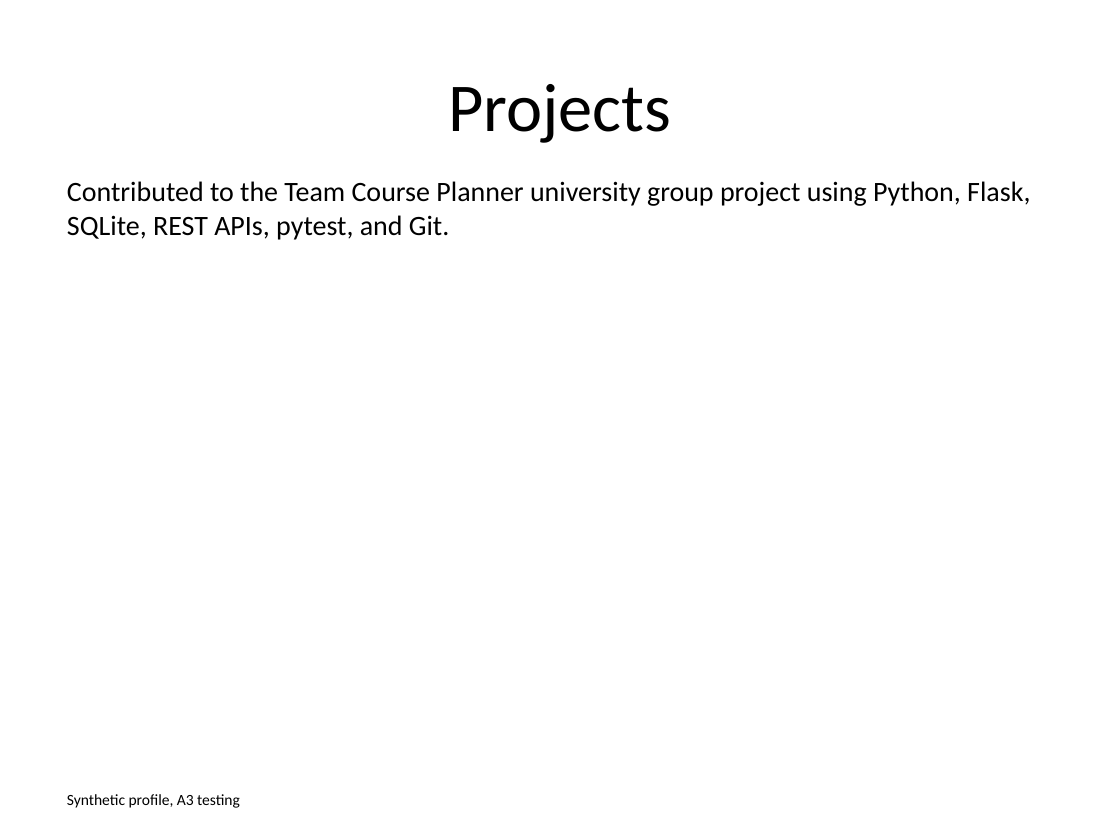
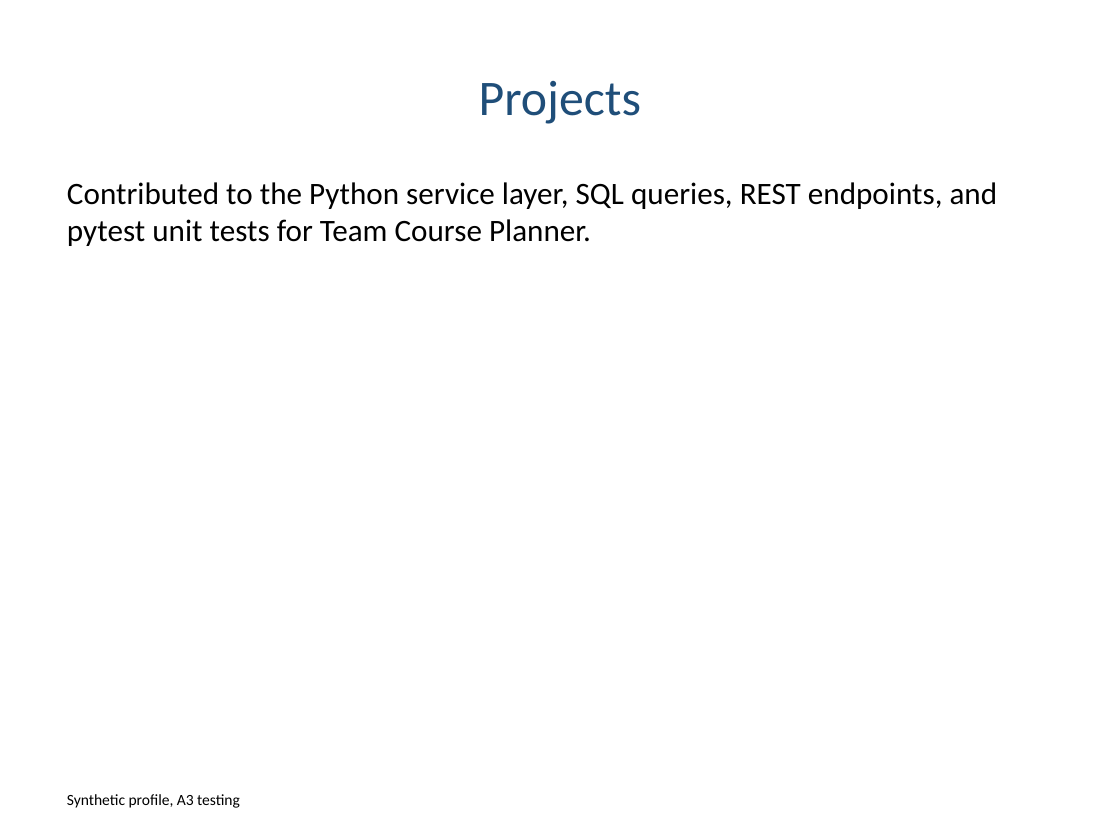
Before and after one commit to Shekharsainju/evident, a slide deck: slide 3 of examples/deck.pptx. Drawn at 1120x840 pixels with LibreOffice and Linux fonts; fonts in the diff are those of the drawing. Boxes give left, top, right and bottom in pixels: in the first picture for what was removed or moved away, otherwise in the second. Text is boxed around its words. In the diff, an @@ line names an element or a change of style, - is before the commit and + after.

```diff
--- a/examples/deck.pptx
+++ b/examples/deck.pptx
@@ title "Projects" moved from (x1=448, y1=84, x2=671, y2=143) to (x1=479, y1=81, x2=641, y2=124) @@
@@ title "Projects" at (x1=479, y1=81, x2=641, y2=124): size 44 to 32 pt, text colour #000000 to #1F4E79 @@
@@ text at (x1=67, y1=182, x2=998, y2=246): text changed; size 18 to 20 pt @@
-Contributed to the Team Course Planner university group project using Python, Flask, SQLite, REST APIs, pytest, and Git.
+Contributed to the Python service layer, SQL queries, REST endpoints, and pytest unit tests for Team Course Planner.
```
Also in this commit, not shown: 2 other slides changed, 2 other files.
